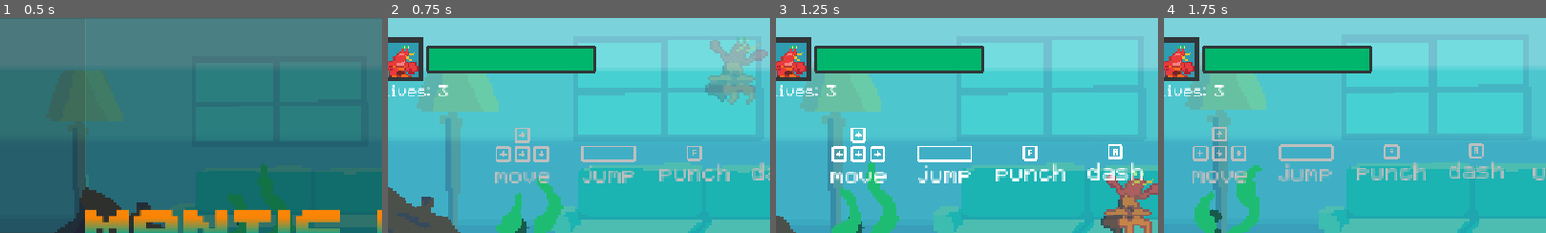
Above: before the commit, frames 1-4 (left to right).
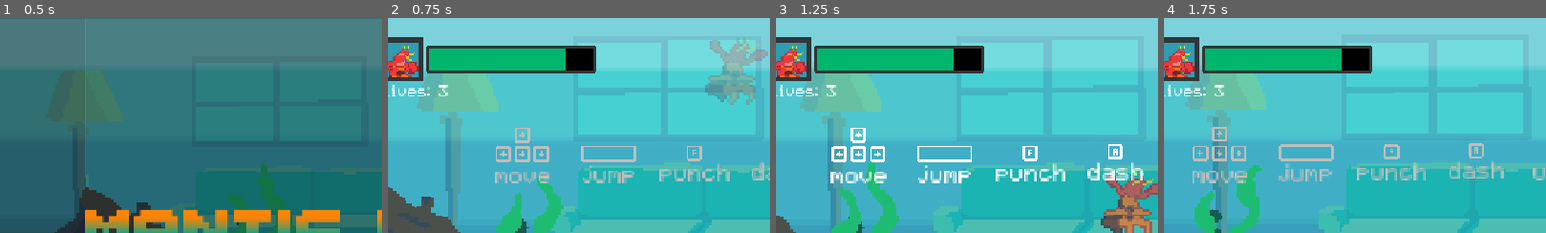
Above: after the commit, the same moments.

Repository: zhang-edward/shrimp-beat-em-up
Game: Godot game, scene res://scenes/Start.tscn
Two runs of this game, one before a commit and one after it. Both use one fixed random seed, a clock stepped at 60 frames per second and the inputs below.
Inputs:
- Up to frame 1 (0.5 s): no input
- Up to frame 2 (0.75 s): tap Enter (start_game) at 0.5, 0.6 s; hold Right (move_right) from 0.53 s (still down)
- Up to frame 3 (1.25 s): keep holding Right (move_right); tap Space (jump) at 0.77 s
- Up to frame 4 (1.75 s): release Right (move_right) at 1.28 s; hold Down (move_down) from 1.28 s (still down); tap F (attack) at 1.35 s; tap Space (jump) at 1.52 s; tap Enter (start_game) at 1.55 s
The pictures show only the part of the screen within x 4-54%, y 0-50%; the shares and areas given below are measured in that part.

Frame 1 is identical in both runs. In frame 2, 0.7% of the frame differs, in the area x 46-54%, y 14-25%; in frame 3, 0.7%; in frame 4, 0.7%.

Commit message:
more polish

Diff:
--- a/prefab/PiranhaBoss.tscn
+++ b/prefab/PiranhaBoss.tscn
@@ -99,10 +99,10 @@
 "duration": 1.0,
 "texture": SubResource("AtlasTexture_ub87s")
 }, {
-"duration": 5.0,
+"duration": 7.5,
 "texture": SubResource("AtlasTexture_ughef")
 }, {
-"duration": 1.0,
+"duration": 0.75,
 "texture": SubResource("AtlasTexture_cb02v")
 }, {
 "duration": 1.0,
@@ -182,10 +182,10 @@
 [node name="AnimatedSprite2D" type="AnimatedSprite2D" parent="." unique_id=1129622105]
 scale = Vector2(3.5, 3.5)
 sprite_frames = SubResource("SpriteFrames_xgwx1")
-animation = &"chomp"
+animation = &"bite"
 autoplay = "idle"
-frame = 1
-frame_progress = 0.52446854
+frame = 6
+frame_progress = 1.0
 offset = Vector2(-7.795, -50)
 
 [node name="HurtBox" type="Area2D" parent="AnimatedSprite2D" unique_id=525148697 node_paths=PackedStringArray("parent")]
--- a/prefab/enemies/Crab.tscn
+++ b/prefab/enemies/Crab.tscn
@@ -115,3 +115,6 @@
 [node name="AnimatedSprite2D" parent="." index="2" unique_id=847188949]
 sprite_frames = SubResource("SpriteFrames_0ltij")
 animation = &"hurt"
+
+[node name="EnemyAttackState" parent="StateMachine" parent_id_path=PackedInt32Array(2094818322) index="1" unique_id=1390354486]
+windup_time_seconds = 0.2
--- a/scenes/Game.tscn
+++ b/scenes/Game.tscn
@@ -279,8 +279,9 @@
 size_flags_vertical = 1
 theme_override_styles/background = ExtResource("2_kiw3p")
 theme_override_styles/fill = ExtResource("3_400sg")
+max_value = 120.0
 step = 1.0
-value = 100.0
+value = 120.0
 show_percentage = false
 
 [node name="LivesLabel" type="Label" parent="CanvasLayer/HUD" unique_id=1719625438]
@@ -470,6 +471,16 @@
 rotation = 0.73503983
 shape = SubResource("RectangleShape2D_a8wo8")
 
+[node name="CollisionShape2D5" type="CollisionShape2D" parent="BG/Boundaries" unique_id=606637220]
+position = Vector2(582.99994, 120.999985)
+rotation = 0.3603714
+shape = SubResource("RectangleShape2D_a8wo8")
+
+[node name="CollisionShape2D6" type="CollisionShape2D" parent="BG/Boundaries" unique_id=1281936420]
+position = Vector2(-526, 91)
+rotation = -0.20335495
+shape = SubResource("RectangleShape2D_a8wo8")
+
 [node name="CollisionShape2D4" type="CollisionShape2D" parent="BG/Boundaries" unique_id=1915575441]
 position = Vector2(-758.00006, 191.99998)
 rotation = -0.7707461
--- a/scripts/Enemy.gd
+++ b/scripts/Enemy.gd
@@ -1,13 +1,16 @@
 class_name Enemy
 extends CharacterBody2D
 
-const MAX_AGGRO_ENEMIES := 2
+const MAX_AGGRO_ENEMIES := 4
 
 # Hits with no launch of their own still pop the target up by this much when it
 # has to be knocked down anyway (a killing blow, or a re-hit while ragdolling)
 const DEATH_LAUNCH := -260.0
 const JUGGLE_LAUNCH := -300.0
 const DEATH_KNOCKBACK_MIN := 260.0
+
+const HURT_SFX_MIN_INTERVAL_MS := 60.0
+static var _last_hurt_sfx_ms := -HURT_SFX_MIN_INTERVAL_MS
 
 @export var move_speed := 100.0
 @export var player_ref: Player
@@ -111,6 +114,10 @@
 	return others_aggroing < MAX_AGGRO_ENEMIES
 
 func play_hurt_sfx():
+	var now := Time.get_ticks_msec()
+	if now - _last_hurt_sfx_ms < HURT_SFX_MIN_INTERVAL_MS:
+		return
+	_last_hurt_sfx_ms = now
 	var hurt_sfx = [GameVariables.hurt_1, GameVariables.hurt_2]
 	var random_sfx = hurt_sfx.pick_random()
 	audio_stream_player.stream = random_sfx
--- a/scripts/GameVariables.gd
+++ b/scripts/GameVariables.gd
@@ -41,11 +41,13 @@
 	for res in level_resources:
 		var level_config = load("res://resources/levels/" + res + ".tres")
 		level_configs.append(level_config)
+
 	# Background music
 	game_bgm = load("res://audio/music/main_level.ogg")
 	piranha_bgm = load("res://audio/music/piranha_boss.ogg")
 	lobster_bgm = load("res://audio/music/lobster_boss.ogg")
 	final_boss_bgm = load("res://audio/music/final_boss.ogg")
+
 	# Sound effects
 	hurt_1 = load("res://audio/sfx/hurt1.wav")
 	hurt_2 = load("res://audio/sfx/hurt2.wav")
--- a/scripts/Hitbox.gd
+++ b/scripts/Hitbox.gd
@@ -48,10 +48,11 @@
 		elif (hurtbox.parent is Enemy or is_hitting_boss) and _collide_with == CollideableTypes.Enemy:
 			var enemy = hurtbox.parent
 			enemy.take_hit(_hit, _source)
-			spawn_effect(lerp(global_position, body.global_position, 0.5), body.global_position - _source.global_position)
-			Hitstop.freeze([_source, enemy], _hit.hitstop)
-			if _hit.knockdown:
-				ScreenShake.shake_horizontal(12, 0.1, 12)
+			if !(hurtbox.parent is Boss and hurtbox.parent.has_super_armor()):
+				spawn_effect(lerp(global_position, body.global_position, 0.5), body.global_position - _source.global_position)
+				Hitstop.freeze([_source, enemy], _hit.hitstop)
+				if _hit.knockdown:
+					ScreenShake.shake_horizontal(12, 0.1, 12)
 
 func spawn_effect(pos: Vector2, dir: Vector2):
 	var config = EffectConfig.new()
--- a/scripts/enemy_states/EnemyEnterArenaState.gd
+++ b/scripts/enemy_states/EnemyEnterArenaState.gd
@@ -8,7 +8,7 @@
 func enter(_msg := {}) -> void:
 	enemy.shadow.hide()
 	enemy.ground_collider.disabled = true
-	fall_speed = randf_range(enemy.move_speed, enemy.move_speed * 5)
+	fall_speed = randf_range(enemy.move_speed * 3, enemy.move_speed * 9)
 
 func exit() -> void:
 	enemy.shadow.show()
--- a/scripts/final_boss/FinalBossPunchState.gd
+++ b/scripts/final_boss/FinalBossPunchState.gd
@@ -1,7 +1,7 @@
 class_name FinalBossPunchState
 extends FinalBossState
 
-const PUNCH_WINDUP_SECONDS = 1.0
+const PUNCH_WINDUP_SECONDS = 0.5
 const PUNCH_ACTIVE_SECONDS = 0.05
 const PUNCH_RECOVERY_SECONDS = 0.5
 const PUNCH_STARTING_Y = -800
@@ -80,6 +80,6 @@
 	controller.play_punch_sfx()
 	var hitbox = hitbox_scene.instantiate() as Hitbox
 	hand_controller.add_child(hitbox)
-	var hit_config = HitConfig.create(100, HitEffectRegistry.HIT_EFFECT_1)
+	var hit_config = HitConfig.create(40, HitEffectRegistry.HIT_EFFECT_1)
 	hitbox.init(Vector2.ZERO, Vector2(192, 48), PUNCH_ACTIVE_SECONDS, Hitbox.CollideableTypes.Player, hand_controller, hit_config)
 	ScreenShake.shake_vertical(20, 0.5, 10)
Not shown, changed: audio/sfx/player_hurt.wav.import
Not shown, changed: audio/sfx/player_hurt.wav
